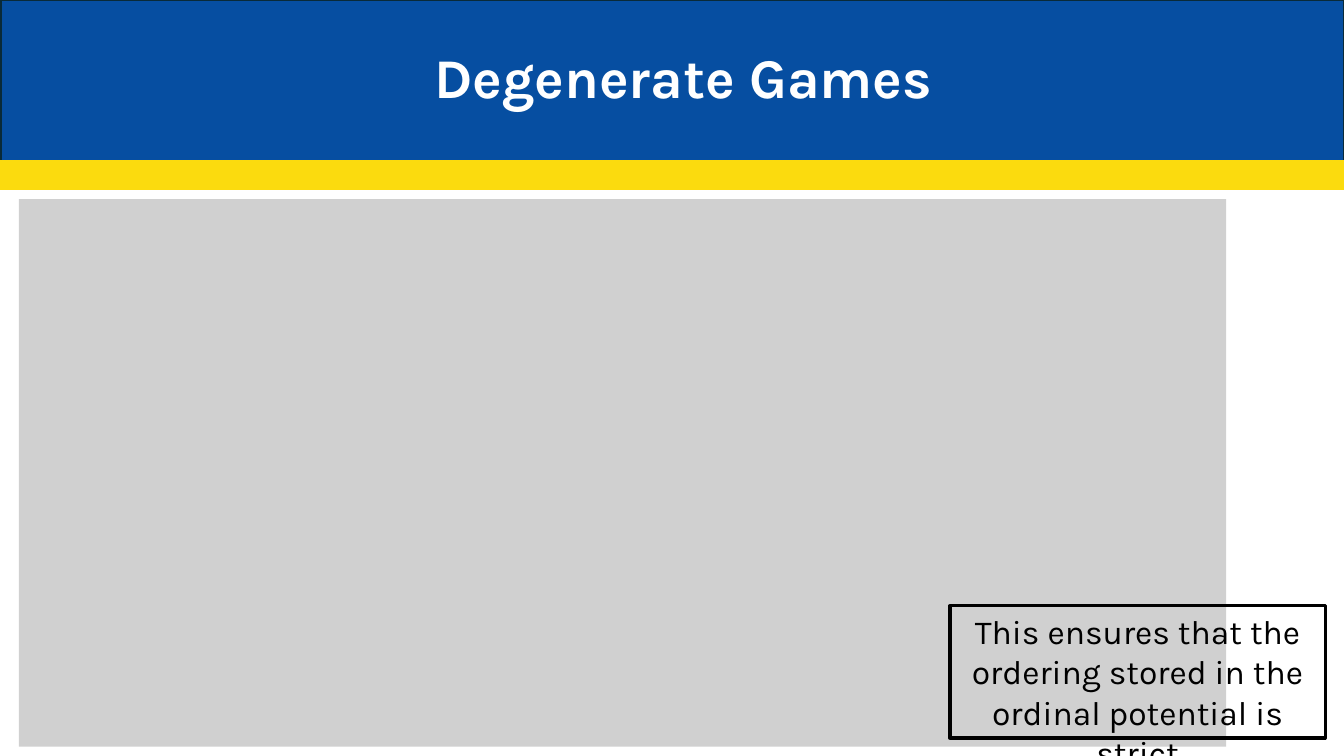
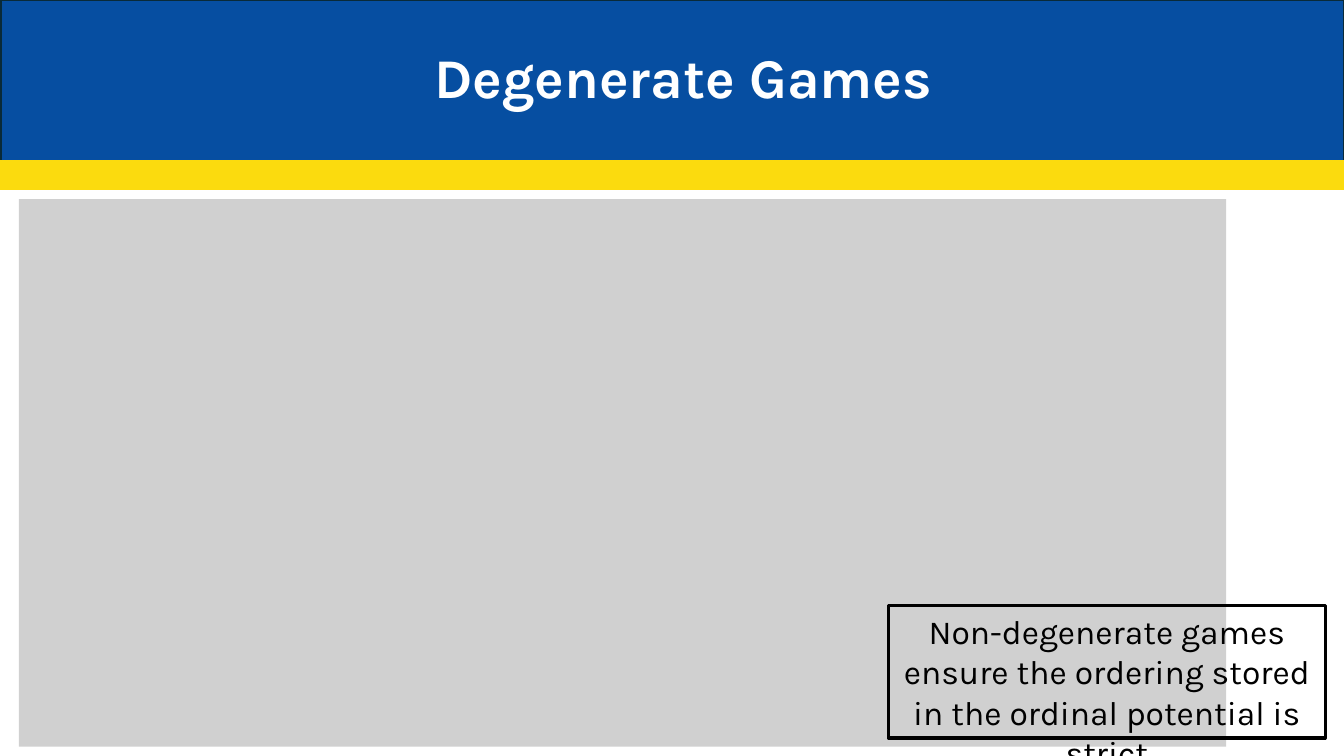
Before and after one commit to JakeCisc210/Candidacy, a slide deck: slide 28 of Reading Course/Presentations/Game Theory Seven.pptx. Drawn at 1344x756 pixels with LibreOffice and Linux fonts; fonts in the diff are those of the drawing; grey boxes stand for pictures. Boxes give left, top, right and bottom in pixels: in the first picture for what was removed or moved away, otherwise in the second. Text is boxed around its words. In the diff, an @@ line names an element or a change of style, - is before the commit and + after.

```diff
--- a/Reading Course/Presentations/Game Theory Seven.pptx
+++ b/Reading Course/Presentations/Game Theory Seven.pptx
@@ rectangle "Non-degenerate games ensure the ordering ...": place and size @@
-rectangle "Non-degenerate games ensure the ordering ..." at (950,606,1325,738)
+rectangle "Non-degenerate games ensure the ordering ..." at (889,606,1326,738)
@@ text in rectangle at (904,614,1310,733): text changed @@
-This ensures that the ordering stored in the ordinal potential is strict
+Non-degenerate games ensure the ordering stored in the ordinal potential is strict
```
Also in this commit, not shown: 1 other slide changed, 5 other files.
